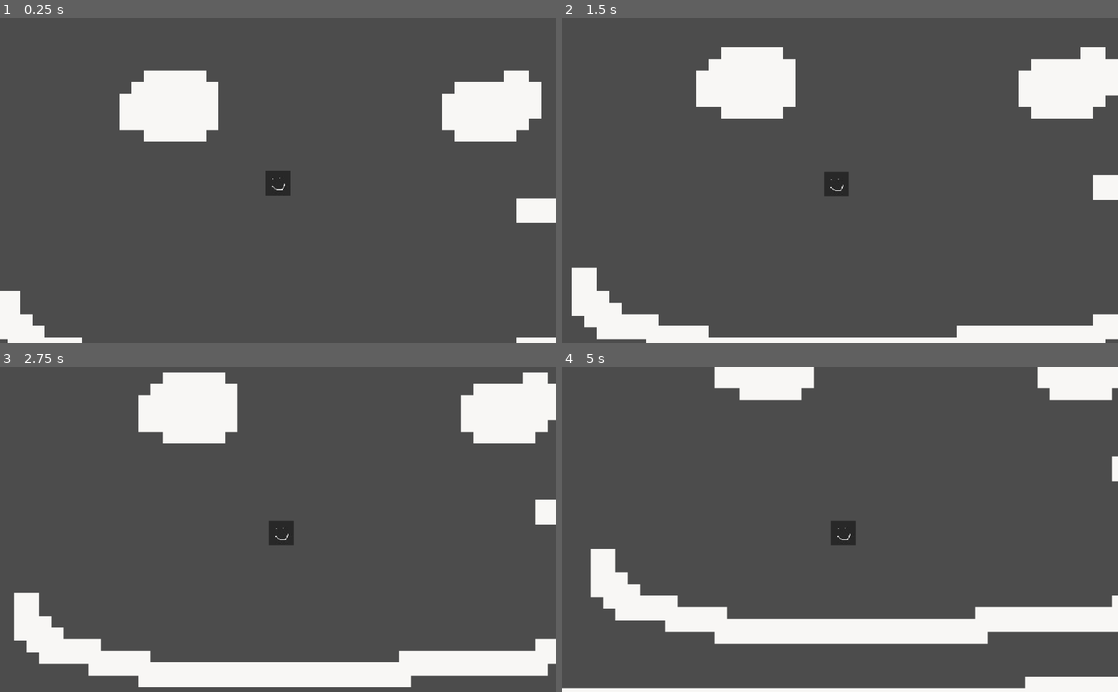
Above: before the commit, frames 1-4 (two rows, left to right).
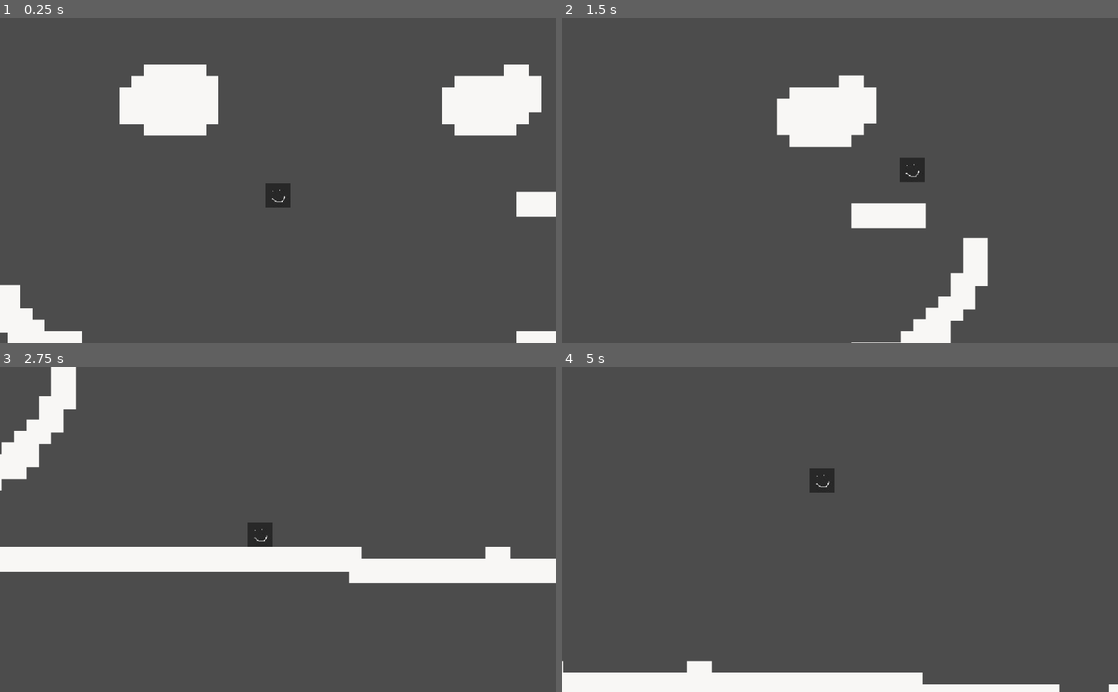
Above: after the commit, the same moments.

Repository: shroom-gang/shroom_game
Game: Godot game, scene res://world.tscn
The game is run twice, just before and just after one commit, with the same random seed, the same clock (stepped at 60 frames per second) and the same inputs.
Inputs:
- Up to frame 1 (0.25 s): no input
- Up to frame 2 (1.5 s): hold D (right) from 0.53 s (still down); tap W (jump) at 0.6, 0.77, 1.07, 1.35 s
- Up to frame 3 (2.75 s): tap W (jump) at 1.52, 1.82, 2.1 s; release D (right) at 2.03 s; hold A (left) from 2.03 s (still down)
- Up to frame 4 (5 s): release A (left) at 2.78 s; hold D (right) 2.78-4.28 s; tap W (jump) at 2.85, 3.02, 3.32, 3.6, 3.77, 4.07, 4.35, 4.52, 4.82 s; hold A (left) from 4.28 s (still down)

The runs differ from the first frame. In frame 1, 2.5% of the frame differs, in the area x 0-100%, y 14-99%; in frame 2, 18%; in frame 3, 26%, in the area x 0-100%, y 0-99%; in frame 4, 16%.

Commit message:
shutup git lol

Diff:
--- a/godot/player.gd
+++ b/godot/player.gd
@@ -2,28 +2,21 @@
 
 const UP = Vector2(0,-1)
 const GRAVITY = 15
+var fallspeed = 500
+var speed = 500
+var jump = -700
+var accel = 20
 
 var motion = Vector2()
-
-var player = {
-	"name" : "none",
-	"traits" : ["SillyTrait","SillyTrait2"],
-	"BaseStats" : [5,5,5,5,5,5]
-}
-
-var weight = player.get("BaseStats")[0] * player.get("BaseStats")[1]
-var speed = player.get("BaseStats")[5]
-var accel = player.get("BaseStats")[5] - weight
-var jump = player.get("BaseStats")[5] - weight
 
 func _ready():
 	pass # Replace with function body.
 
-func _physics_process(_delta):
+func _physics_process(delta):
 
 	motion.y += GRAVITY
-	if motion.y > weight:
-		motion.y = weight
+	if motion.y > fallspeed:
+		motion.y = fallspeed
 
 	motion.x = clamp(motion.x,-speed, speed)
 
